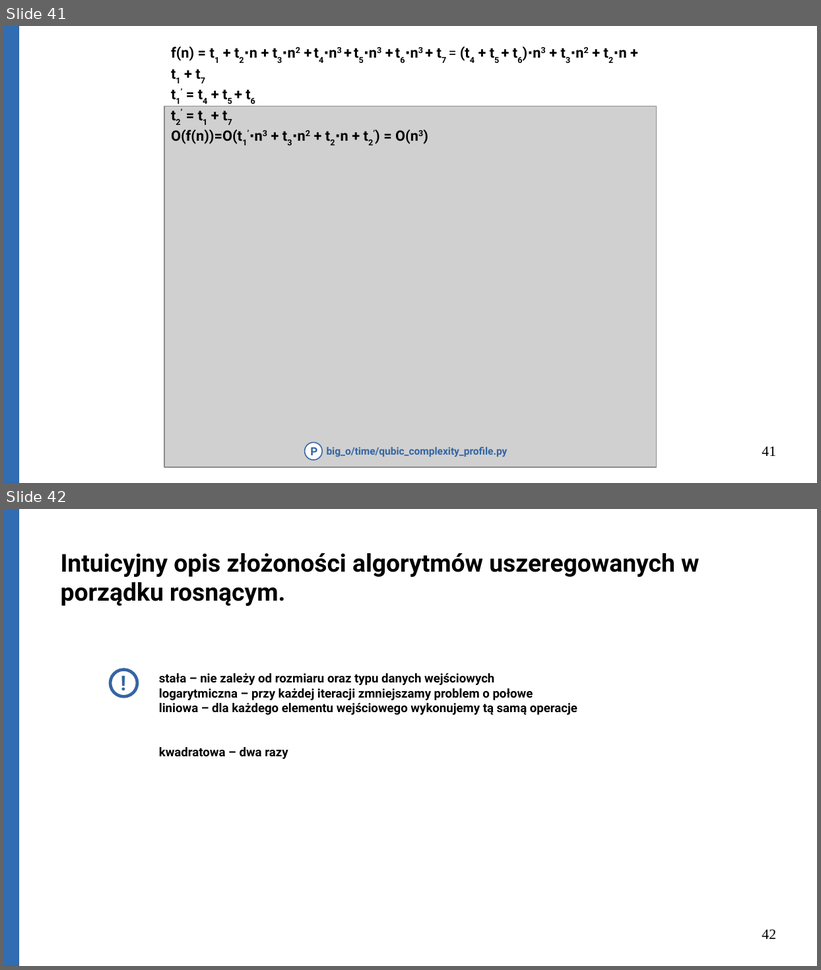
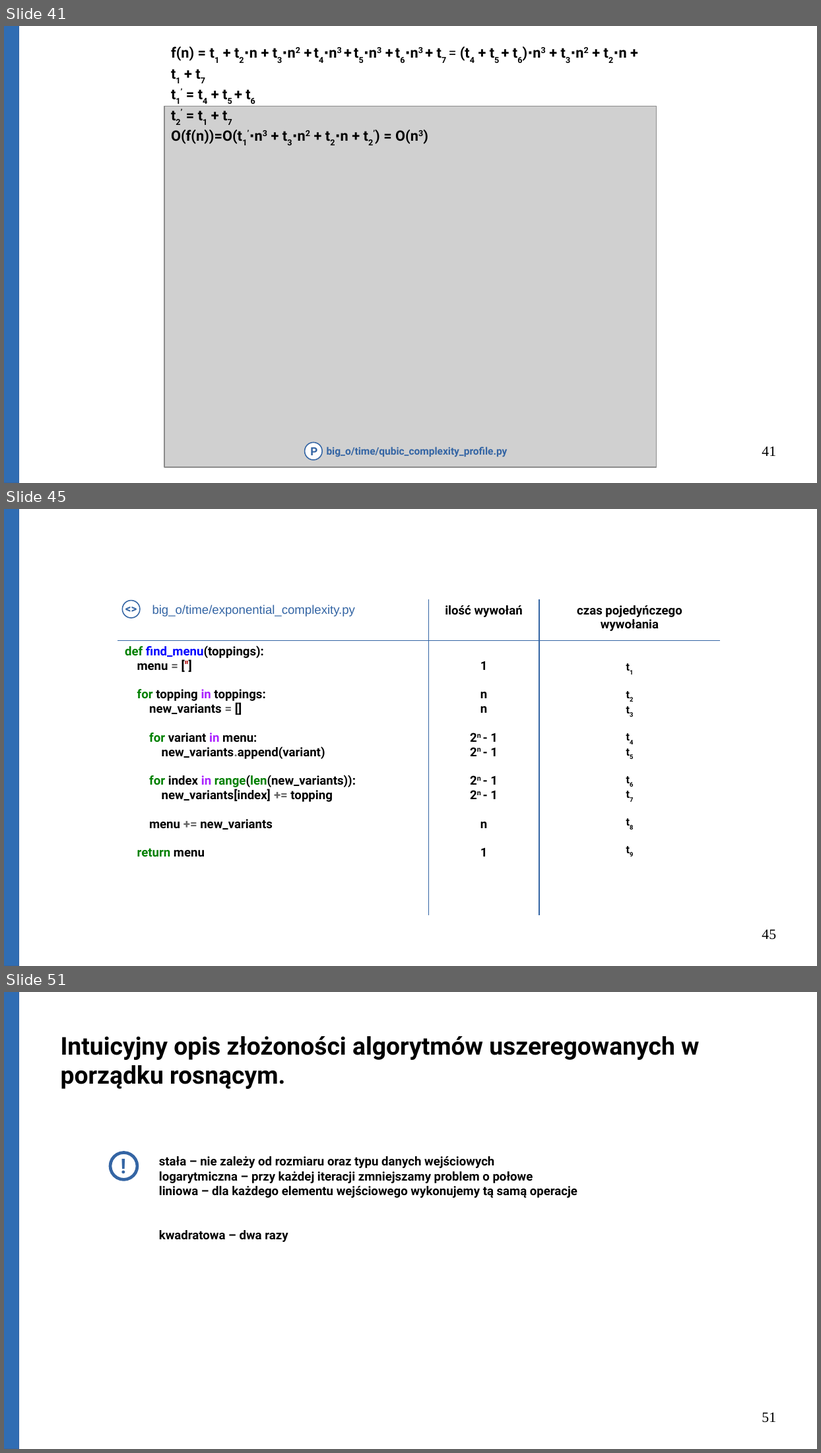
Before and after one commit to Michael-Wisniewski/algorithmic-workshop, a slide deck: gotowa.odp. Shown one above the other, each under a label of ours: slides 41 and 42 before the commit, slides 41, 45 and 51 after it; the slides between them are not shown. The pictures are 821x970 and 821x1453 pixels, drawn with LibreOffice and Linux fonts; fonts in the diff are those of the drawing; grey boxes stand for pictures. Boxes give left, top, right and bottom in pixels: in the first picture for what was removed or moved away, otherwise in the second. Text is boxed around its words. In the diff, an @@ line names an element or a change of style, - is before the commit and + after.

```diff
--- a/gotowa.odp
+++ b/gotowa.odp
@@ slide 45 added at <box>4,509,817,966</box>, background #FFFFFF @@
@@ rectangle added at <box>4,509,19,966</box>, fill #306DB3, outline #3465A4 0 pt @@
@@ table added at <box>118,600,721,877</box>, 2 rows, 3 columns @@
+big_o/time/exponential_complexity.py | ilość wywołań | czas pojedyńczego wywołania
+def find_menu(toppings): / menu = [''] / for topping in toppings: / new_variants = [] / for variant in menu: / new_variants.append(variant) / for index in range(len(new_variants)): / new_variants[index] += topping / menu += new_variants / return menu | 1 / n / n / 2n - 1 / 2n - 1 / 2n - 1 / 2n - 1 / n / 1 | t1 / t2 / t3 / t4 / t5 / t6 / t7 / t8 / t9
@@ text added at <box>118,598,146,621</box>, 11 pt, text #3465A4, bold @@
+<>
@@ ellipse added at <box>123,601,141,618</box>, fill #FFFFFF, outline #3465A4 0.99 pt @@
@@ page number added at <box>762,929,776,940</box>, 14 pt, text #000000 @@
+45
@@ what was slide 42 is now slide 51 @@
@@ page number at <box>762,1412,776,1423</box>: text changed @@
-42
+51
```
Also in this commit, not shown: 7 slides changed, 9 other slides added, 5 other files.
